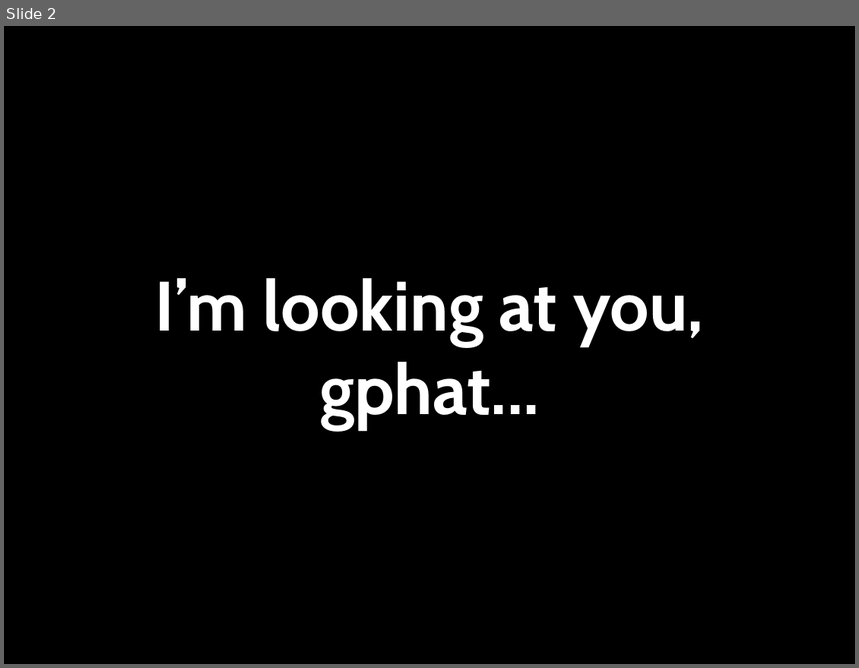
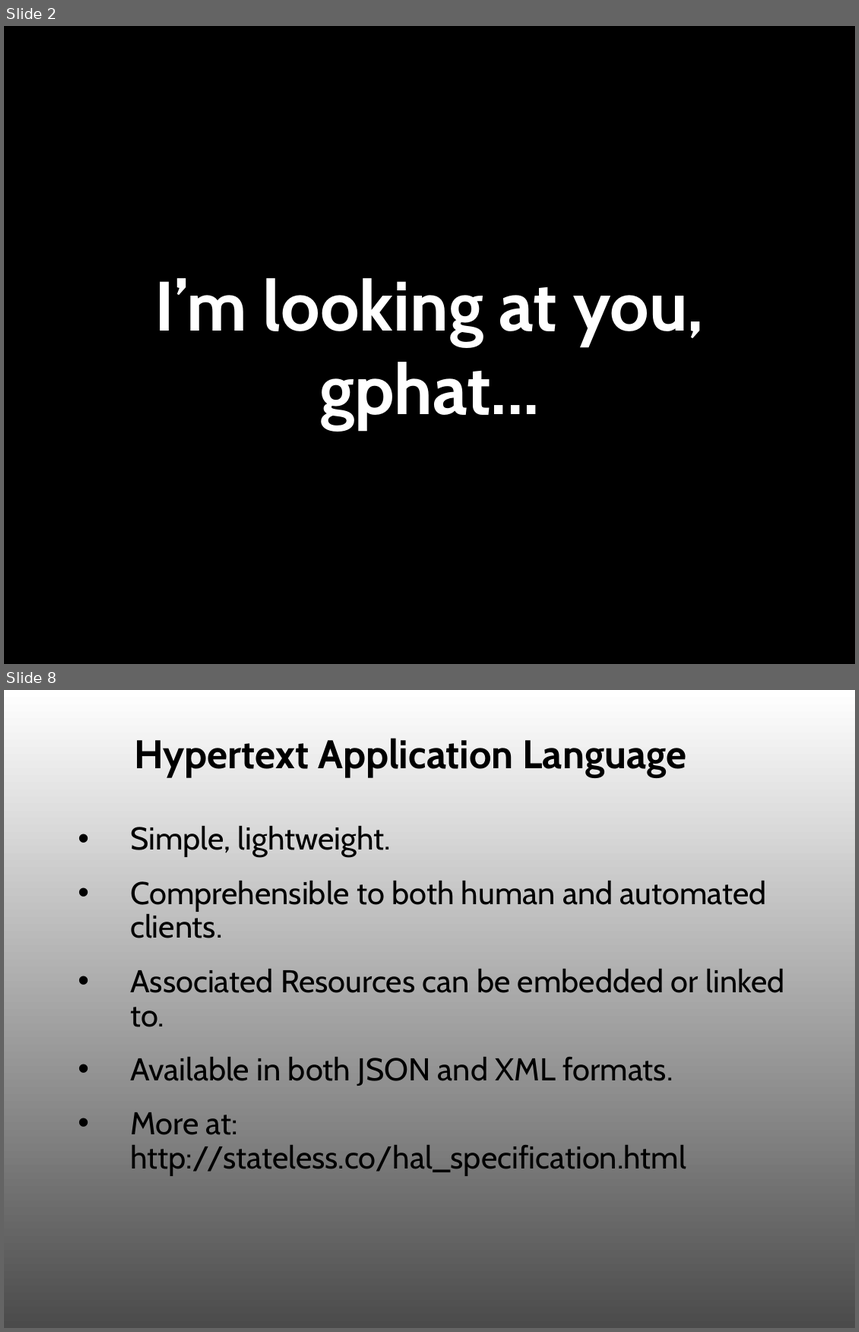
Before and after one commit to ubu/yapcna_2012, a slide deck: magpie.ppt. Shown one above the other, each under a label of ours: slide 2 before the commit, slides 2 and 8 after it; the slides between them are not shown. The pictures are 859x668 and 859x1332 pixels, drawn with LibreOffice and Linux fonts; fonts in the diff are those of the drawing. Boxes give left, top, right and bottom in pixels: in the first picture for what was removed or moved away, otherwise in the second. Text is boxed around its words. In the diff, an @@ line names an element or a change of style, - is before the commit and + after.

```diff
--- a/magpie.ppt
+++ b/magpie.ppt
@@ slide 8 added at [4,690,855,1328], background gradient #FFFFFF to #4B4B4B @@
@@ title added at [134,738,687,777], 48 pt, text #000000, bold @@
+Hypertext Application Language
@@ text added at [130,826,785,1176], 38 pt, text #000000 @@
+• Simple, lightweight.
+• Comprehensible to both human and automated clients.
+• Associated Resources can be embedded or linked to.
+• Available in both JSON and XML formats.
+• More at: http://stateless.co/hal_specification.html
```
Also in this commit, not shown: 2 slides changed, 24 other slides added, 5 other files.
